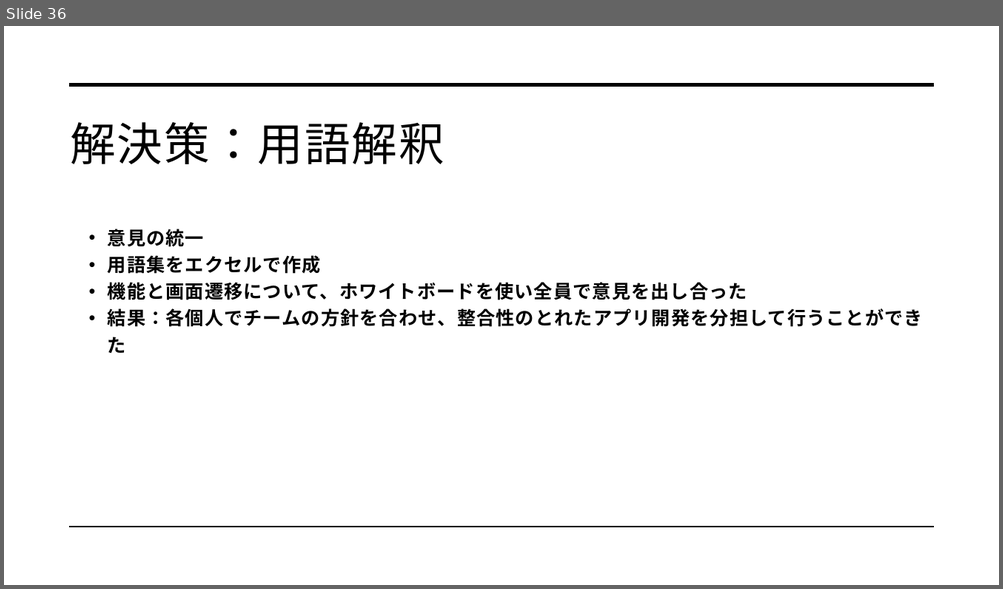
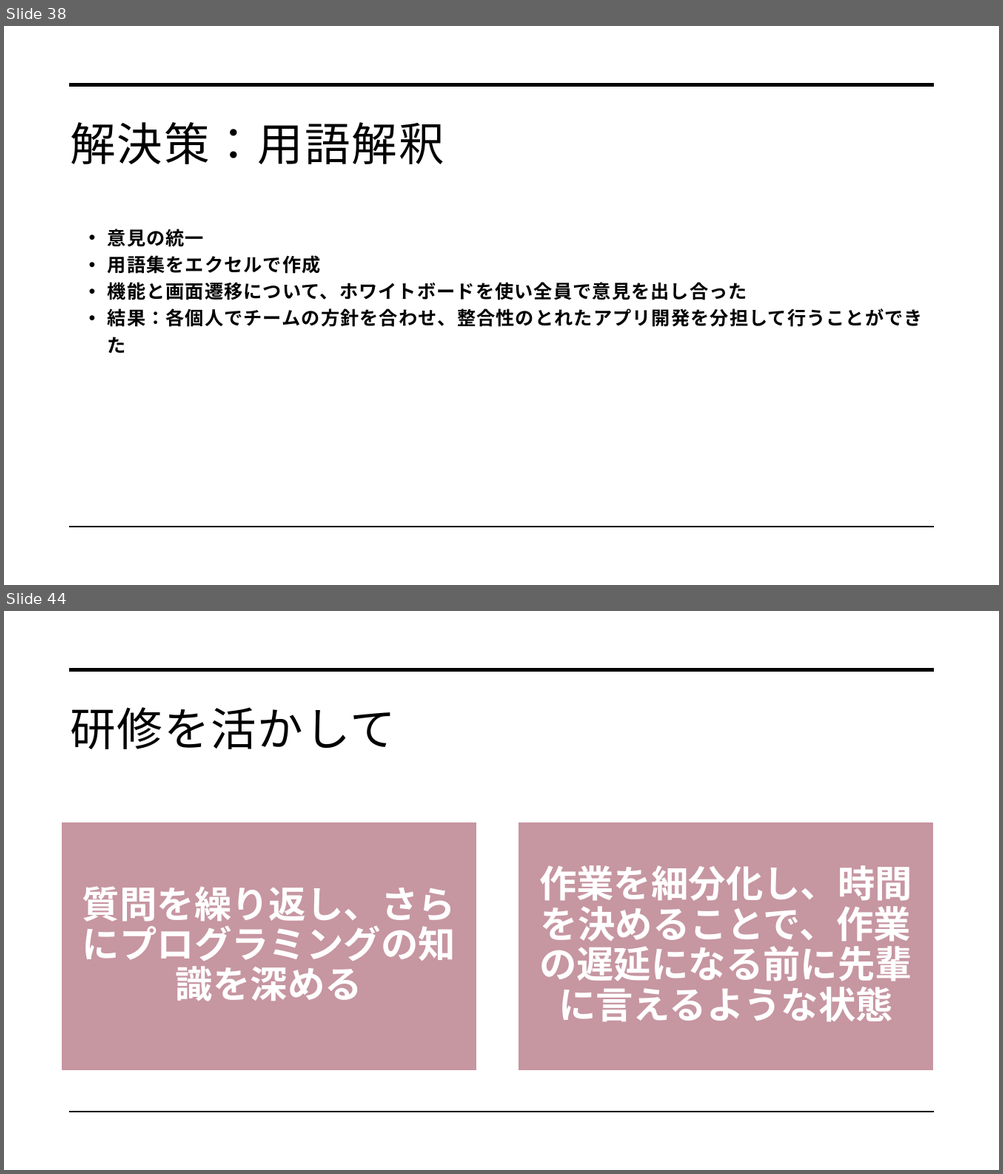
Before and after one commit to dojo2022/C-3, a slide deck: C-3_配布資料/0630_C3_発表資料.pptx. Shown one above the other, each under a label of ours: slide 36 before the commit, slides 38 and 44 after it; the slides between them are not shown. The pictures are 1003x589 and 1003x1174 pixels, drawn with LibreOffice and Linux fonts; fonts in the diff are those of the drawing. Boxes give left, top, right and bottom in pixels: in the first picture for what was removed or moved away, otherwise in the second. Text is boxed around its words. In the diff, an @@ line names an element or a change of style, - is before the commit and + after.

```diff
--- a/C-3_配布資料/0630_C3_発表資料.pptx
+++ b/C-3_配布資料/0630_C3_発表資料.pptx
@@ slide 44 added at <box>4,611,999,1170</box>, background #FFFFFF; not listed: 2 template elements that a slide beside it also shows @@
@@ title added at <box>70,707,395,749</box>, 44 pt, text #000000 @@
+研修を活かして
@@ group added at <box>62,822,933,1071</box>: 2 rectangles, 2 texts @@
+質問を繰り返し、さらにプログラミングの知識を深める
+作業を細分化し、時間を決めることで、作業の遅延になる前に先輩に言えるような状態
@@ what was slide 36 is now slide 38 @@
```
Also in this commit, not shown: 2 slides changed, 6 other slides added, 2 slides removed.
